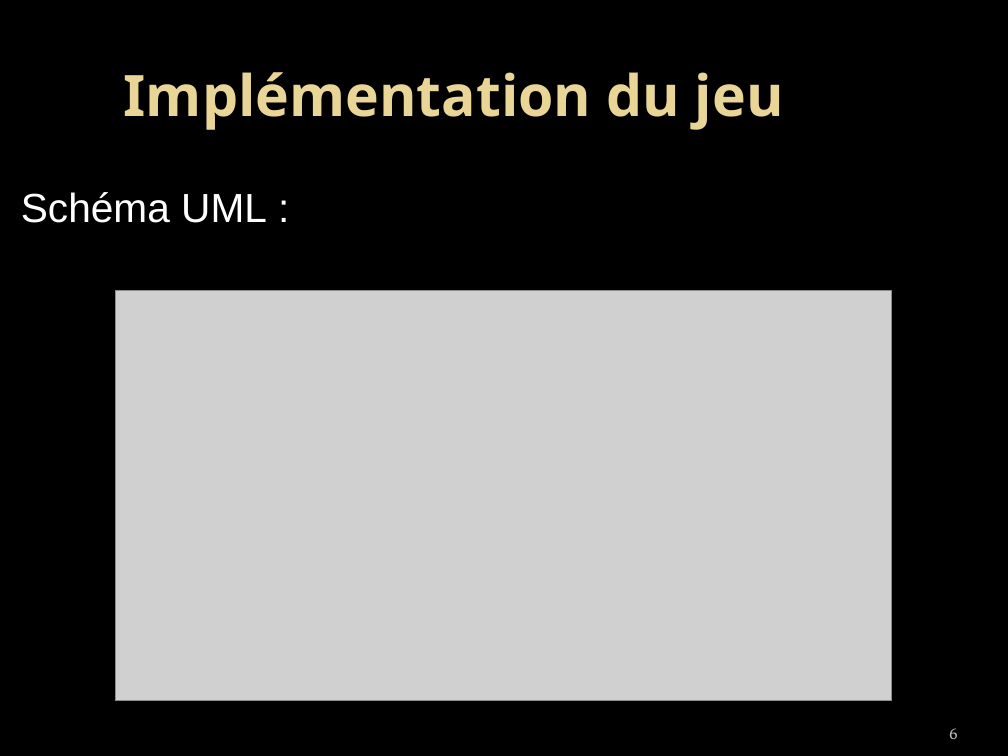
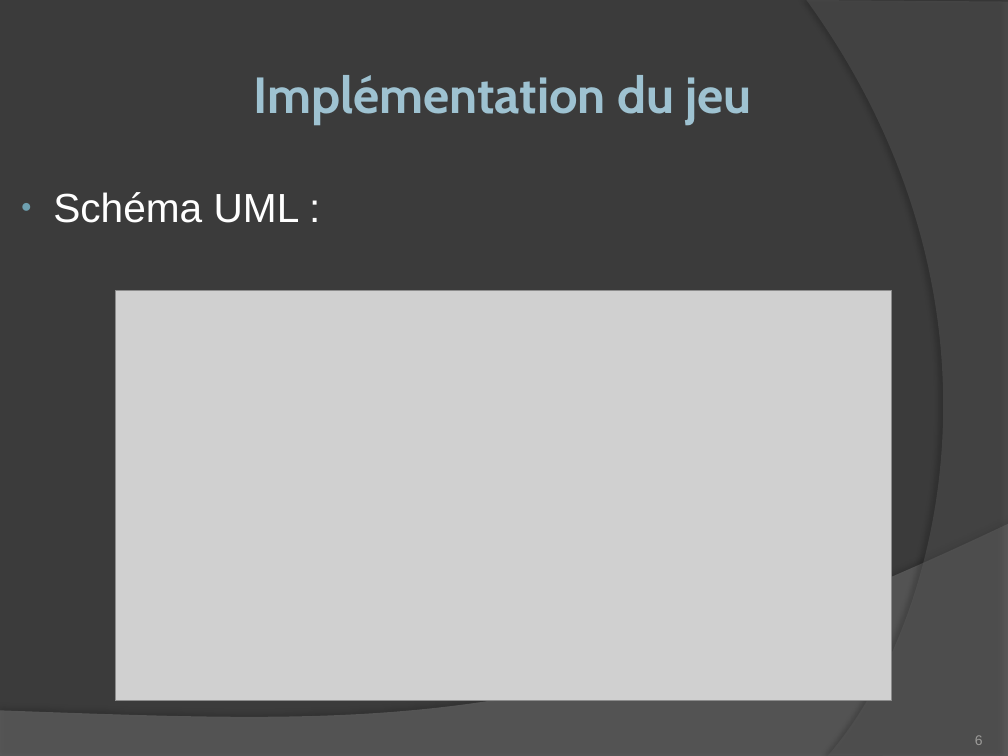
Before and after one commit to romaincarlsen/EtudesPratiques, a slide deck: slide 6 of Diapo Soutenance.pptx. Drawn at 1008x756 pixels with LibreOffice and Linux fonts; fonts in the diff are those of the drawing; grey boxes stand for pictures; background and template pictures are left out. Boxes give left, top, right and bottom in pixels: in the first picture for what was removed or moved away, otherwise in the second. Text is boxed around its words. In the diff, an @@ line names an element or a change of style, - is before the commit and + after.

```diff
--- a/Diapo Soutenance.pptx
+++ b/Diapo Soutenance.pptx
@@ background picture (left out) to #3B3B3B @@
@@ freeform shape added at [807,0,1008,756], fill #5E5E5E at 40% opacity @@
@@ text "Implémentation du jeu" at [254,75,752,125]: size 45 to 40 pt, font Noto Sans to Cabin, text colour gradient #EAD696 to #E7D081 to gradient #9FC3D1 to #8BB9CA @@
@@ text "Schéma UML :" at [53,192,300,223]: bullet none to ● @@
@@ freeform shape added at [0,524,1008,756], fill #7F7F7F at 45% opacity @@
@@ page number: place and size @@
-page number at [949,728,957,739]
+page number at [975,735,983,745]
@@ page number at [975,735,983,745]: size 13 to 11 pt, font Vollkorn to Arial, text colour #BDBDBD to #9D9B9A @@
```
Also in this commit, not shown: 11 other slides changed, 2 other files.
